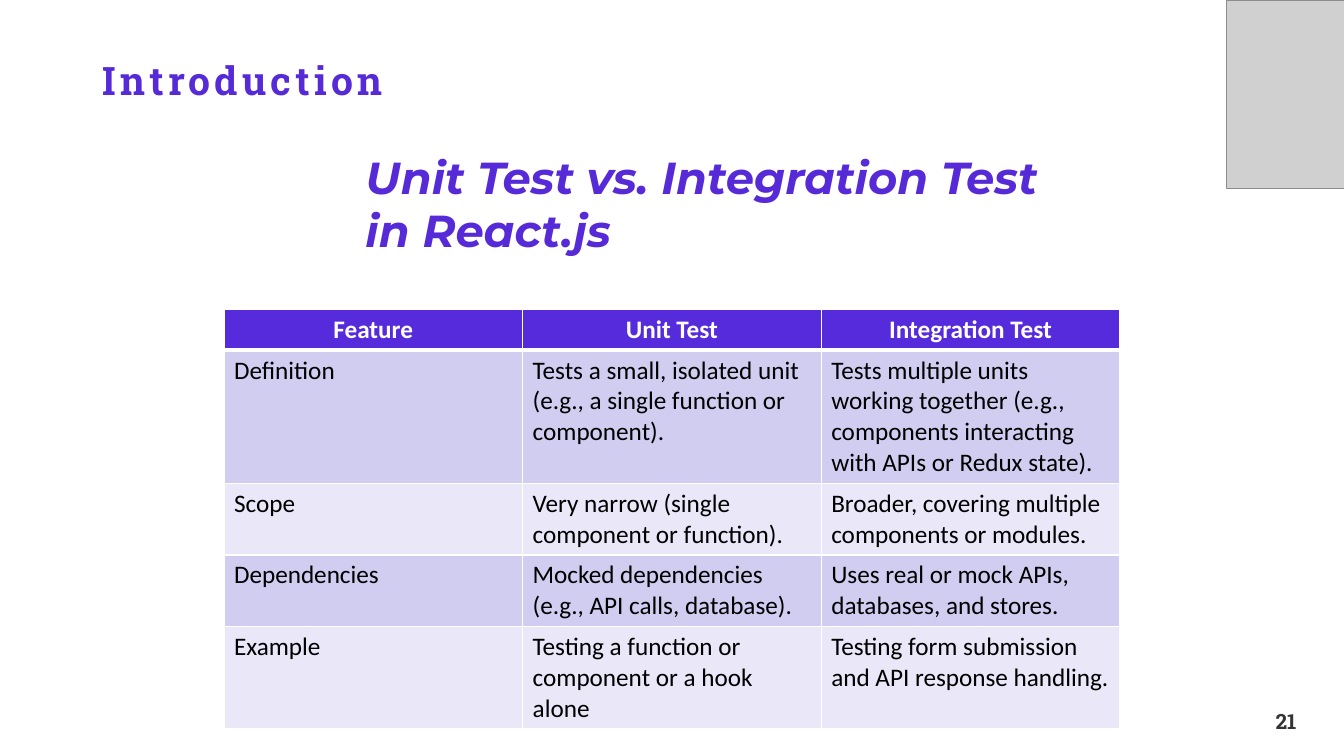
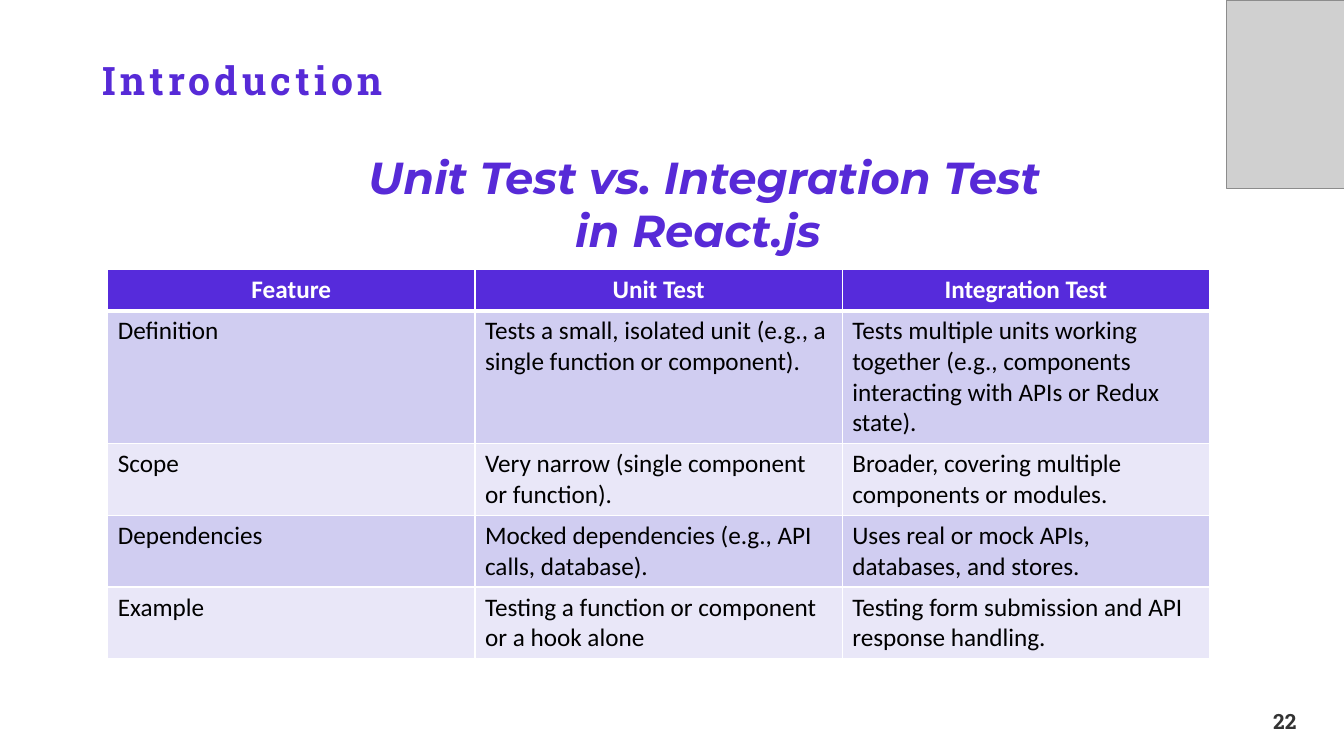
Before and after one commit to TakiRahal/test-react-19, a slide deck: slide 22 of Testing ReactJS.pptx (slide 21 before the commit). Drawn at 1344x756 pixels with LibreOffice and Linux fonts; fonts in the diff are those of the drawing; grey boxes stand for pictures; background and template pictures are left out. Boxes give left, top, right and bottom in pixels: in the first picture for what was removed or moved away, otherwise in the second. Text is boxed around its words. In the diff, an @@ line names an element or a change of style, - is before the commit and + after.

```diff
--- a/Testing ReactJS.pptx
+++ b/Testing ReactJS.pptx
@@ text "Unit Test vs. Integration Test ..." at (368,158,1041,256): alignment left to centre @@
@@ table: place and size @@
-table at (224,310,1119,724)
+table at (108,270,1209,655)
@@ page number at (1273,714,1296,729): text changed @@
-21
+22
```
Also in this commit, not shown: 9 other slides changed, 9 slides added, 26 slides removed, 20 other files.
